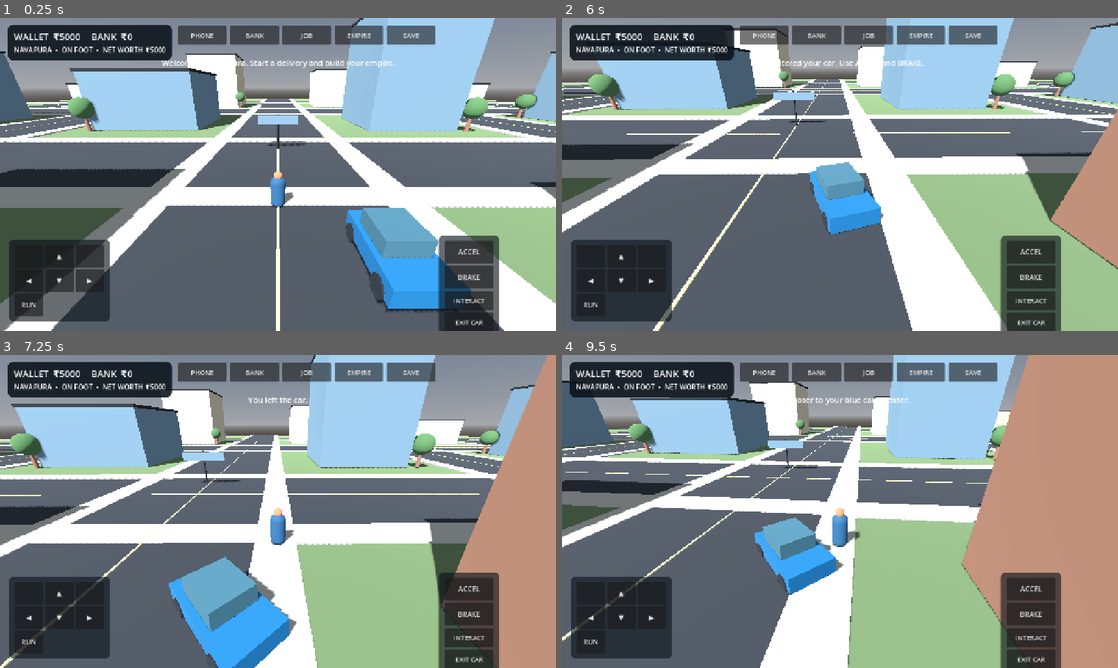
Above: before the commit, frames 1-4 (two rows, left to right).
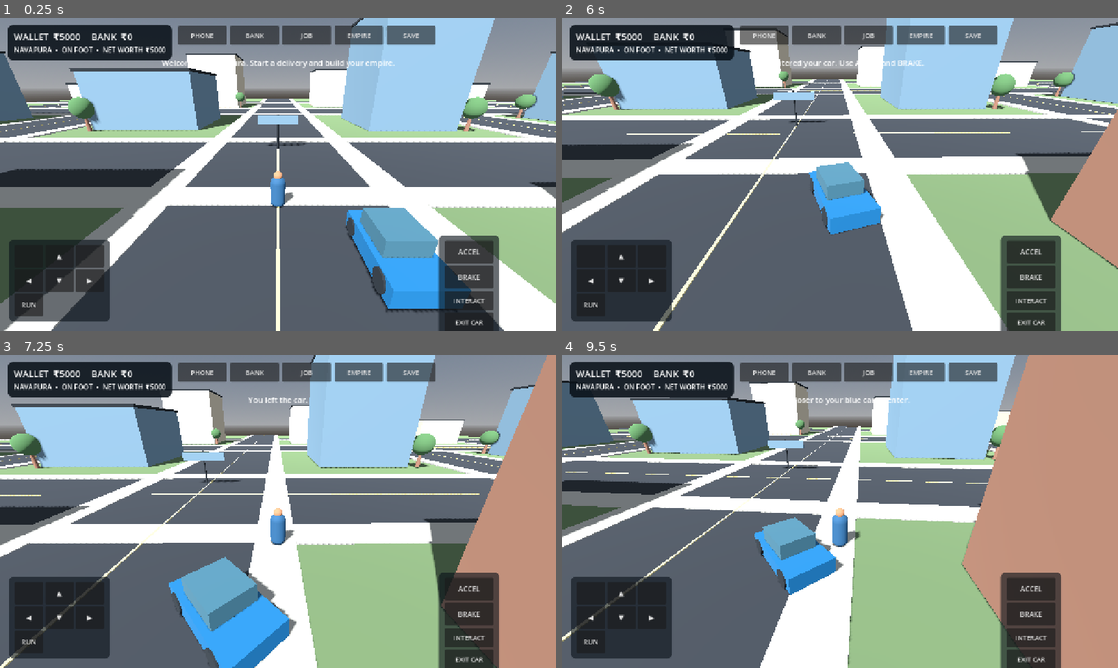
Above: after the commit, the same moments.

Repository: g82202773-coder/-blue-orbit-731
Game: Godot game, scene res://scenes/main.tscn
Same seed, same stepped clock (60 frames per second), same inputs: the game is played once before the commit and once after it.
Inputs:
- Up to frame 1 (0.25 s): no input
- Up to frame 2 (6 s): hold D (move_right) 0.53-1.28 s; tap E (interact) every 1.5 s from 0.6 to 5.1 s; hold S (move_back) 1.28-2.03 s; tap Shift (run) every 1.5 s from 1.35 to 5.85 s; hold D (move_right) 2.03-2.78 s; hold W (move_forward) 2.78-3.53 s; hold A (move_left) 3.53-5.03 s; hold S (move_back) 5.03-5.78 s; hold D (move_right) from 5.78 s (still down)
- Up to frame 3 (7.25 s): release D (move_right) at 6.53 s; hold W (move_forward) from 6.53 s (still down); tap E (interact) at 6.6 s
- Up to frame 4 (9.5 s): release W (move_forward) at 7.28 s; hold D (move_right) 7.28-8.03 s; tap Shift (run) at 7.35, 8.85 s; hold S (move_back) 8.03-8.78 s; tap E (interact) at 8.1 s; hold A (move_left) from 8.78 s (still down)

The runs differ from the first frame. In frame 1, 0.2% of the frame differs, in the area x 62-83%, y 63-92%; in frame 2, less than 0.1%; in frame 3, less than 0.1%; in frame 4, less than 0.1%.

Commit message:
Adjust starter car wheel placement

Diff:
--- a/scripts/main.gd
+++ b/scripts/main.gd
@@ -271,7 +271,7 @@
             wheel_mesh.height = 0.24
             wheel.mesh = wheel_mesh
             wheel.rotation_degrees.z = 90.0
-            wheel.position = Vector3(x, -0.28, z)
+            wheel.position = Vector3(x, -0.03, z)
             wheel.material_override = mats["dark"]
             car.add_child(wheel)
     add_child(car)
